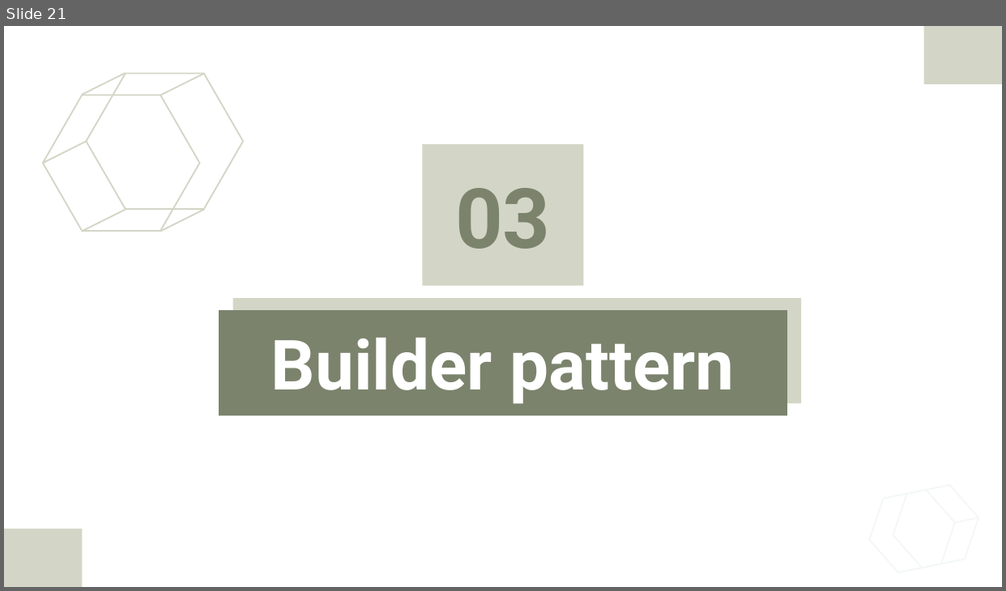
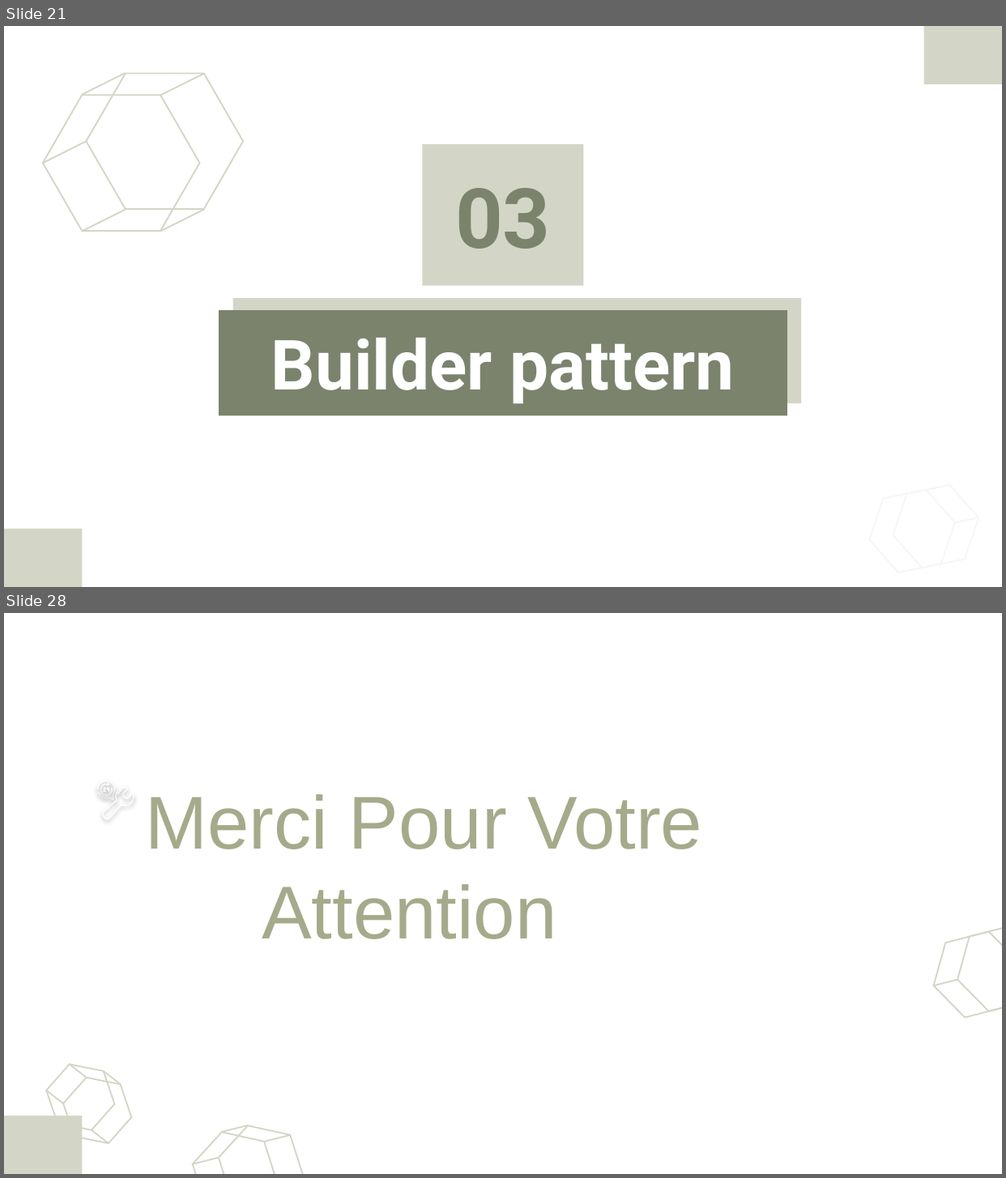
Before and after one commit to Abdelkarim-01/sdesign-pattern, a slide deck: DesignPatternsJEE1.pptx. Shown one above the other, each under a label of ours: slide 21 before the commit, slides 21 and 28 after it; the slides between them are not shown. The pictures are 1006x591 and 1006x1178 pixels, drawn with LibreOffice and Linux fonts; fonts in the diff are those of the drawing. Boxes give left, top, right and bottom in pixels: in the first picture for what was removed or moved away, otherwise in the second. Text is boxed around its words. In the diff, an @@ line names an element or a change of style, - is before the commit and + after.

```diff
--- a/DesignPatternsJEE1.pptx
+++ b/DesignPatternsJEE1.pptx
@@ slide 28 added at (4,613,1002,1174), background #FFFFFF; not listed: 1 template element that a slide beside it also shows @@
@@ group added at (97,781,134,820): 7 freeform shapes @@
@@ text added at (145,794,703,939), 54 pt, text #A5AB8A @@
+Merci Pour Votre
+Attention
@@ freeform shape added at (924,926,1002,1023), outline #D3D6C6 1.07 pt @@
@@ freeform shape added at (948,921,1002,1017), outline #D3D6C6 1.07 pt @@
@@ freeform shape added at (933,980,957,986), outline #D3D6C6 1.07 pt @@
@@ group added at (40,1061,138,1148): 7 freeform shapes @@
@@ group added at (185,1121,312,1174): 5 freeform shapes @@
```
Also in this commit, not shown: 4 slides changed, 3 other slides added, 3 slides removed.
